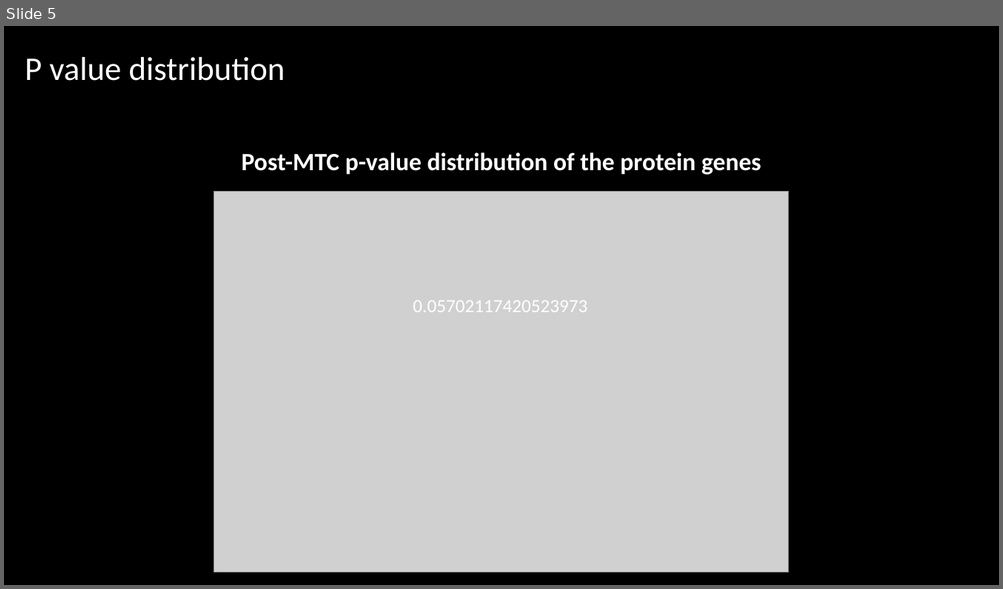
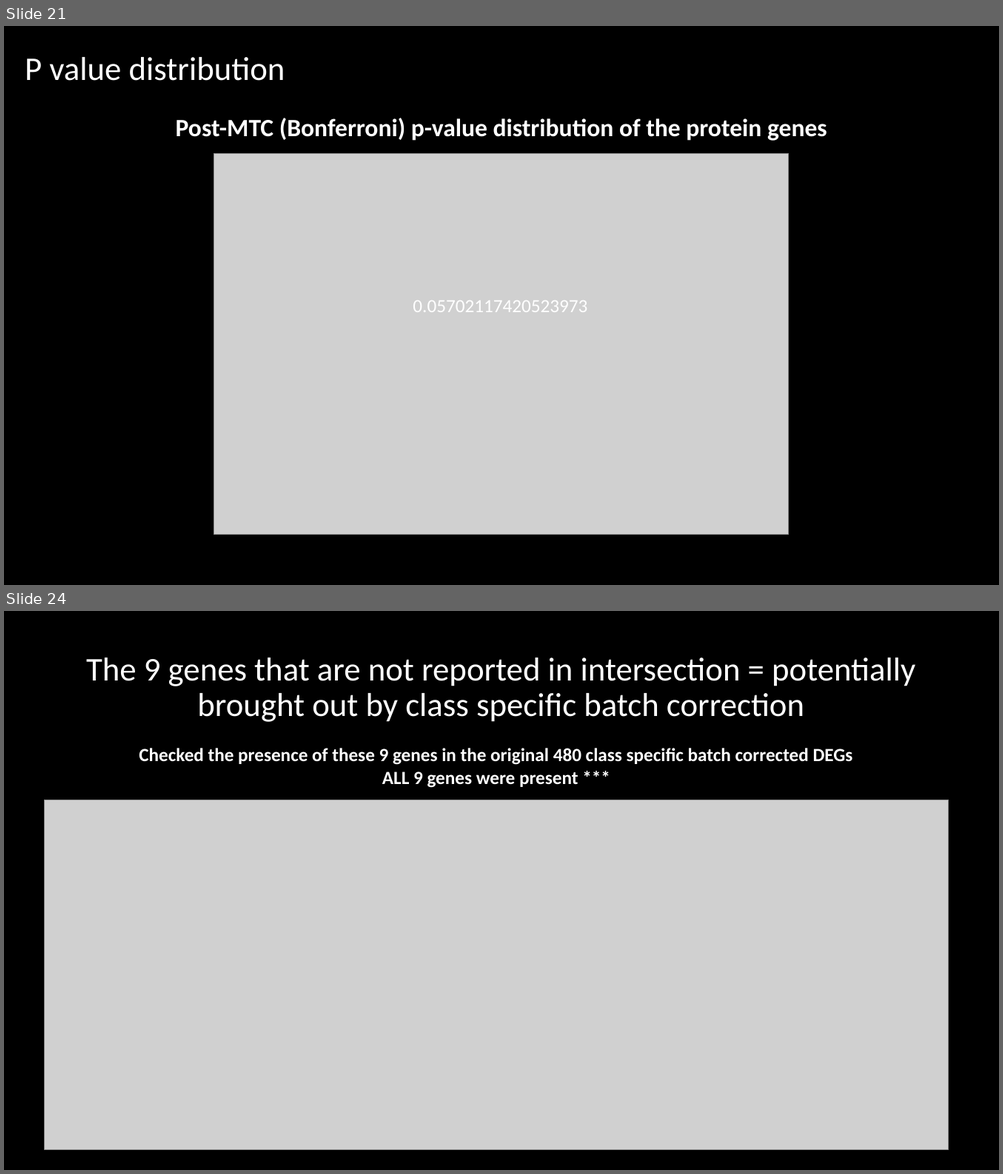
Before and after one commit to kaipengl/researchexperiencebs9001, a slide deck: Results Deck.pptx. Shown one above the other, each under a label of ours: slide 5 before the commit, slides 21 and 24 after it; the slides between them are not shown. The pictures are 1003x589 and 1003x1174 pixels, drawn with LibreOffice and Linux fonts; fonts in the diff are those of the drawing; grey boxes stand for pictures. Boxes give left, top, right and bottom in pixels: in the first picture for what was removed or moved away, otherwise in the second. Text is boxed around its words. In the diff, an @@ line names an element or a change of style, - is before the commit and + after.

```diff
--- a/Results Deck.pptx
+++ b/Results Deck.pptx
@@ slide 24 added at box(4, 611, 999, 1170), background #000000 @@
@@ title added at box(86, 658, 915, 722), 32 pt, text #FFFFFF @@
+The 9 genes that are not reported in intersection = potentially brought out by class specific batch correction
@@ text added at box(139, 748, 853, 788), 18 pt, text #FFFFFF, bold @@
+Checked the presence of these 9 genes in the original 480 class specific batch corrected DEGs
+ALL 9 genes were present ***
@@ picture added at box(44, 800, 948, 1150) @@
@@ what was slide 5 is now slide 21 @@
@@ slide 21 changed as well @@
@@ text at box(176, 118, 827, 141): text changed @@
-Post-MTC p-value distribution of the protein genes
+Post-MTC (Bonferroni) p-value distribution of the protein genes
@@ picture: place and size @@
-picture at box(214, 192, 789, 573)
+picture at box(214, 153, 789, 535)
```
Also in this commit, not shown: 5 other slides changed, 23 other slides added, 9 other files.
